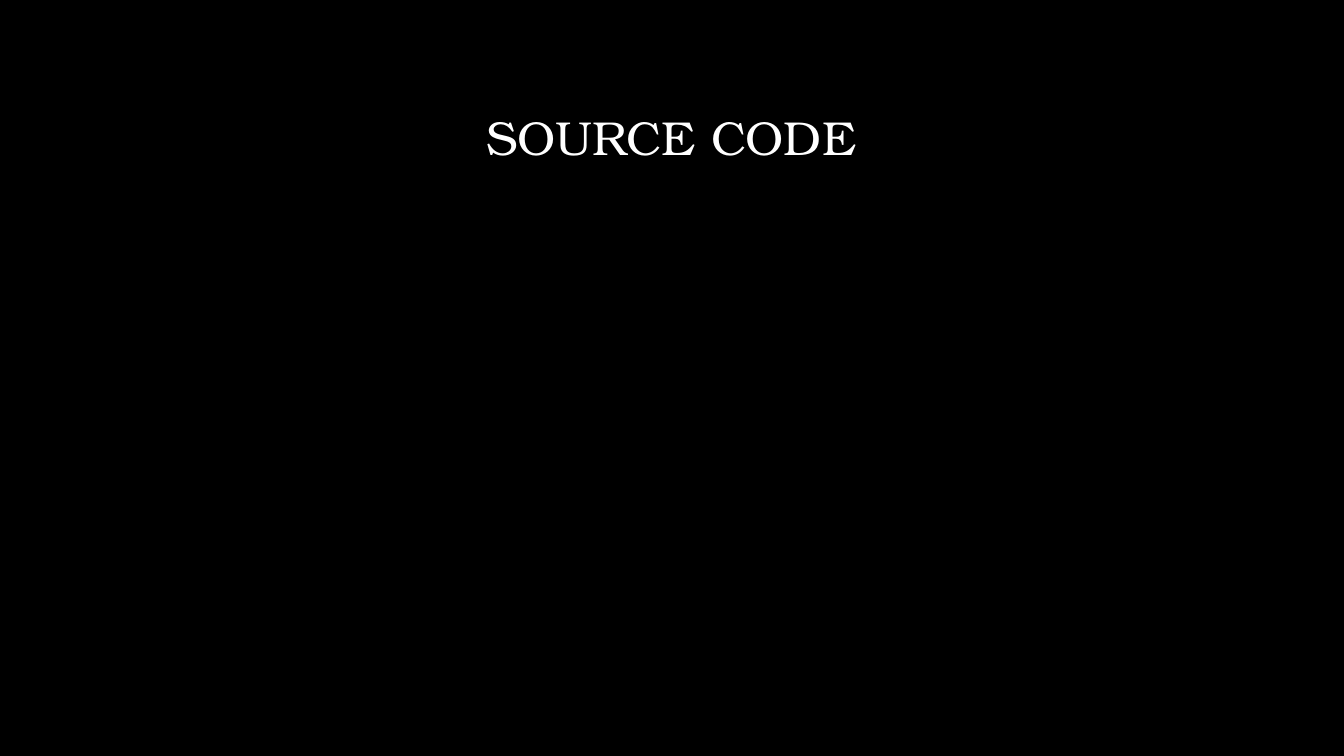
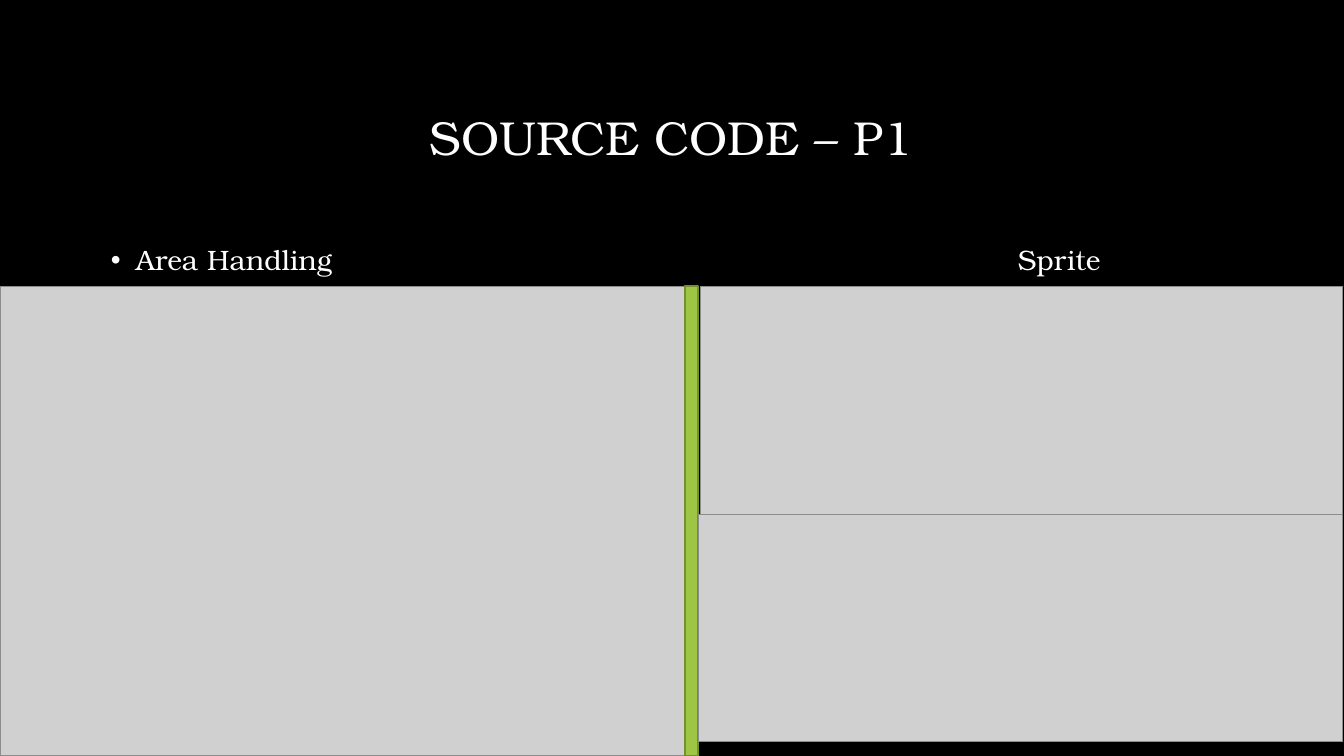
Before and after one commit to jacobryans/Final-Pi-Project, a slide deck: slide 4 of Raspberry Pi Final Project.pptx (slide 5 before the commit). Drawn at 1344x756 pixels with LibreOffice and Linux fonts; fonts in the diff are those of the drawing; grey boxes stand for pictures; background and template pictures are left out. Boxes give left, top, right and bottom in pixels: in the first picture for what was removed or moved away, otherwise in the second. Text is boxed around its words. In the diff, an @@ line names an element or a change of style, - is before the commit and + after.

```diff
--- a/Raspberry Pi Final Project.pptx
+++ b/Raspberry Pi Final Project.pptx
@@ title at [430,122,913,156]: text changed @@
-SOURCE CODE
+SOURCE CODE – P1
@@ text added at [136,250,1100,277], 20 pt, text #FFFFFF @@
+• Area Handling Sprite Handling
@@ picture added at [0,286,685,756] @@
@@ rectangle added at [685,286,698,756], fill #9EC544, outline #759232 1.5 pt @@
@@ picture added at [701,286,1343,514] @@
@@ picture added at [699,514,1344,741] @@
```
Also in this commit, not shown: 5 other slides changed, 2 slides added, 3 slides removed, 2 other files.
